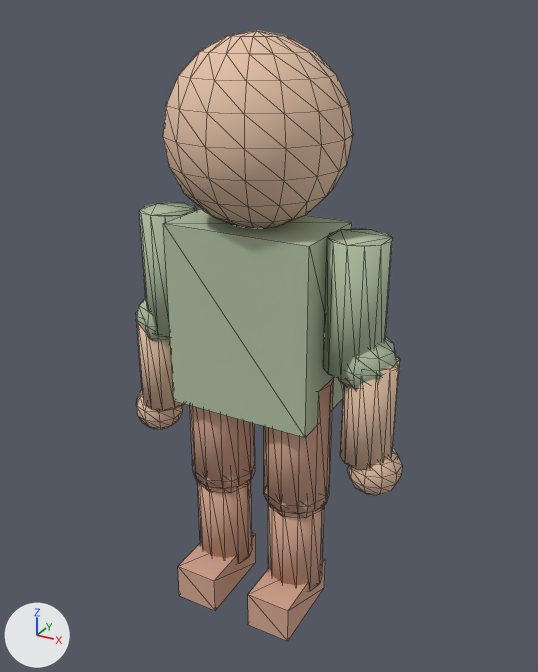
A saved change to the glTF model public/assets/valley3d/villager.glb.
Before and after are seen from a camera (50 mm lens) standing at (0.373, -0.654, 0.685) and looking at (0.007, 0.011, 0.353). Every picture has the same lights, and +X, +Y and +Z are marked at lower left. The first picture is the older version. Mesh edges are drawn as thin lines. Where no turn or scale is listed for an object, it has been applied to the vertices. Vertices at exactly the same position are counted once.

In view in the first picture: 'villager_cloth', 'villager_cloth-accent', 'villager_skin'.
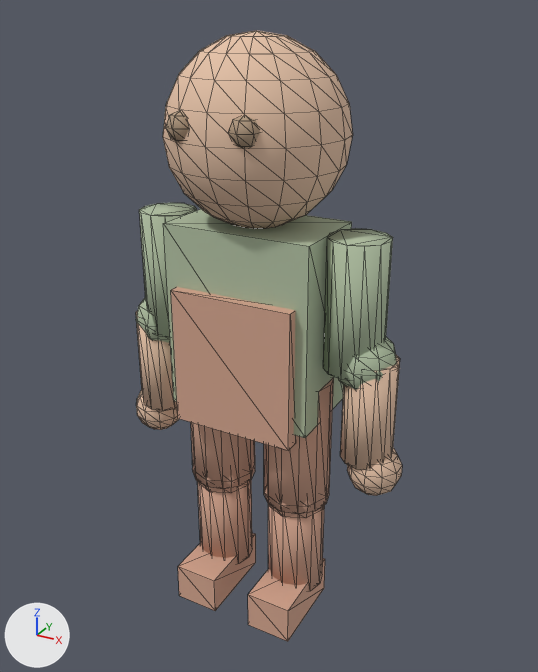
Location of each change, [x1, y1, x2, y2] in pixels of the pictures (538 x 672 px):
'villager_cloth-accent', reshaped: before [178, 378, 334, 641]; after [171, 287, 334, 641]
'villager_dark', added (beige): after [165, 111, 260, 148]
part 1 of me_villager_cloth_accent_mesh, added (beige): after [171, 287, 296, 451]

The change, as a list of edits to the scene's bpy script:
```text
Add mat_dark:
    mat_dark = principled_material('dark')
    mat_dark.base_color = (0.451, 0.325, 0.22)  # beige #b39a81
    mat_dark.roughness = 0.9
Change me_villager_cloth_accent_mesh:
    used by ob_villager_cloth_accent; location = (0.0, 0.0, 0.0)
    remove me_villager_cloth_accent_mesh.from_pydata(...)  # 196 vertices, 360 faces; spans x -0.089..0.089, y -0.07..0.039, z 0.01..0.317
    add me_villager_cloth_accent_mesh.from_pydata(...)  # 204 vertices, 372 faces; spans x -0.089..0.089, y -0.07..0.039, z 0.01..0.417
    me_villager_cloth_accent_mesh part 1: a new loose piece, a box spanning x -0.07..0.07, y -0.062..-0.045, z 0.263..0.417, in mat_cloth_accent (beige #d5a68f)
Add me_villager_dark_mesh:
    me_villager_dark_mesh.from_pydata(...)  # a UV sphere (6 segments, 4 rings, poles along z) spanning x -0.0463..-0.0203, y -0.095..-0.065, z 0.5717..0.6017; a UV sphere (6 segments, 4 rings, poles along z) spanning x 0.0203..0.0463, y -0.095..-0.065, z 0.5717..0.6017
    me_villager_dark_mesh.materials.append(mat_dark)  # beige #b39a81
Add ob_villager_dark:
    ob_villager_dark = bpy.data.objects.new('villager_dark', me_villager_dark_mesh)
    ob_villager_dark.location = (0.0, 0.0, 0.0)
```
